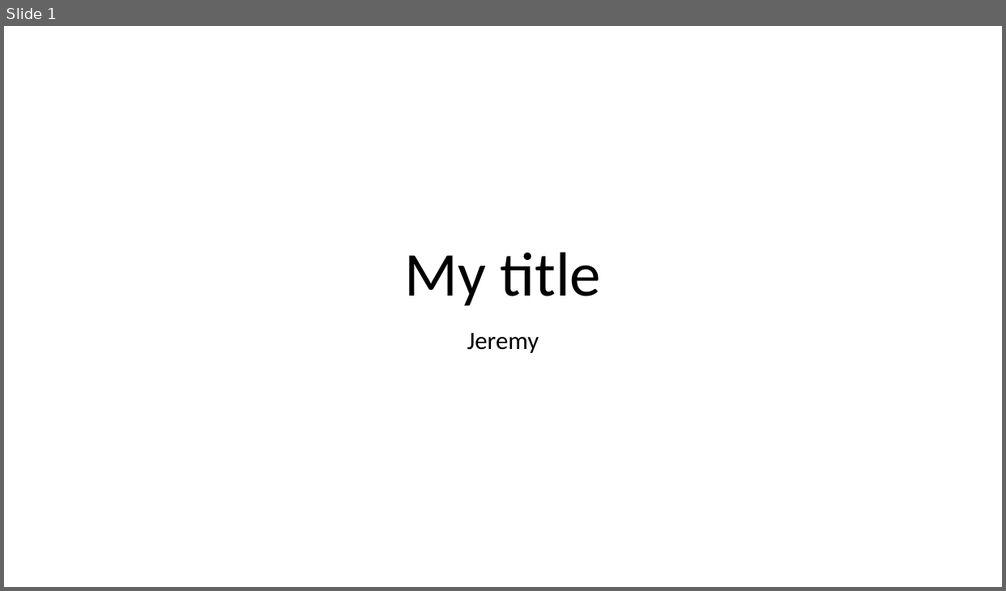
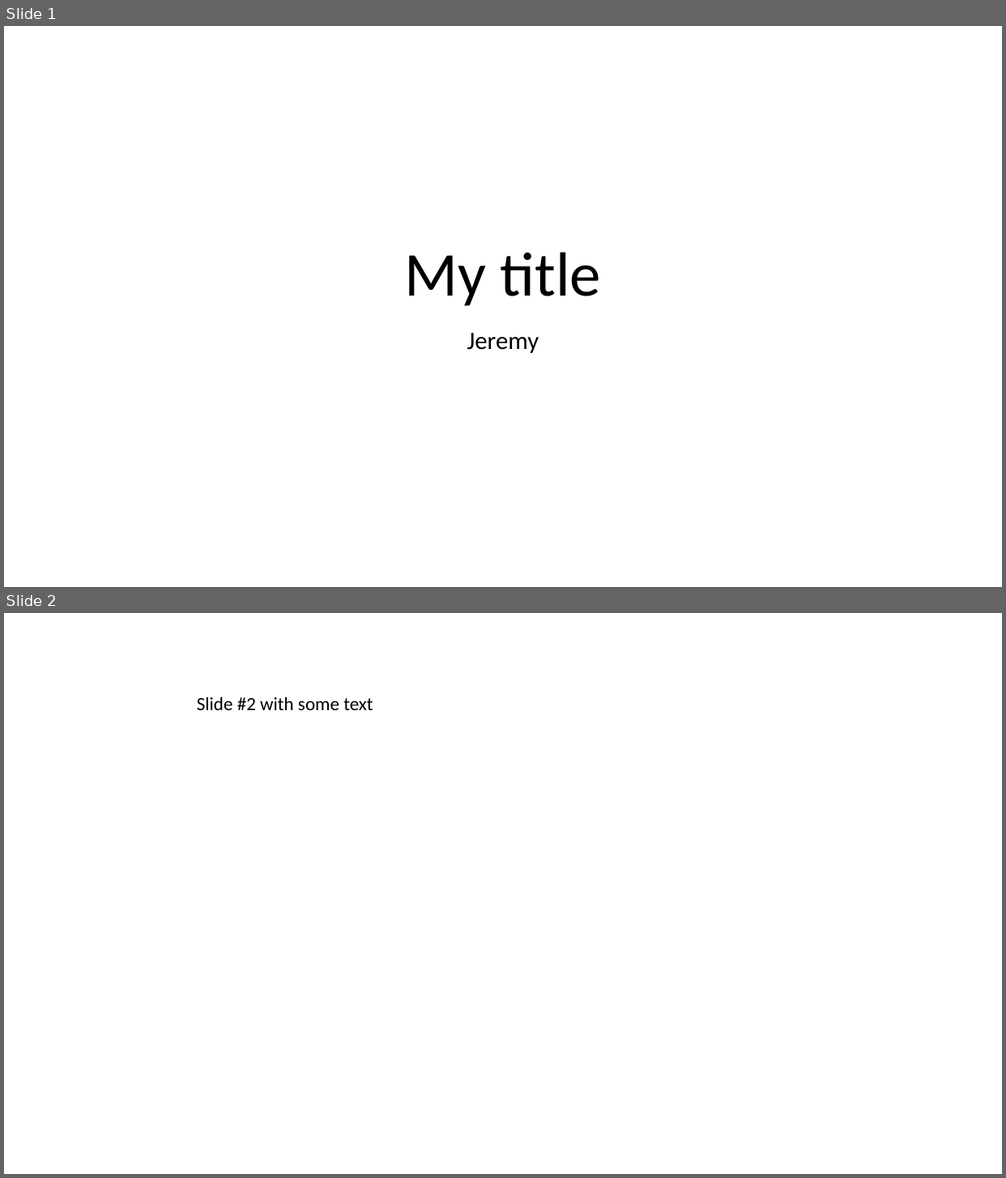
Before and after one commit to HoldenJe/LearnGit, a slide deck: CoolPresentation.pptx. Shown one above the other, each under a label of ours: slide 1 before the commit, slides 1 and 2 after it. The pictures are 1006x591 and 1006x1178 pixels, drawn with LibreOffice and Linux fonts; fonts in the diff are those of the drawing. Boxes give left, top, right and bottom in pixels: in the first picture for what was removed or moved away, otherwise in the second. Text is boxed around its words. In the diff, an @@ line names an element or a change of style, - is before the commit and + after.

Commit message:
my second slide is boring

```diff
--- a/CoolPresentation.pptx
+++ b/CoolPresentation.pptx
@@ slide 2 added at (x1=4, y1=613, x2=1002, y2=1174), background #FFFFFF @@
@@ text added at (x1=197, y1=697, x2=373, y2=710), 18 pt, text #000000 @@
+Slide #2 with some text
```
